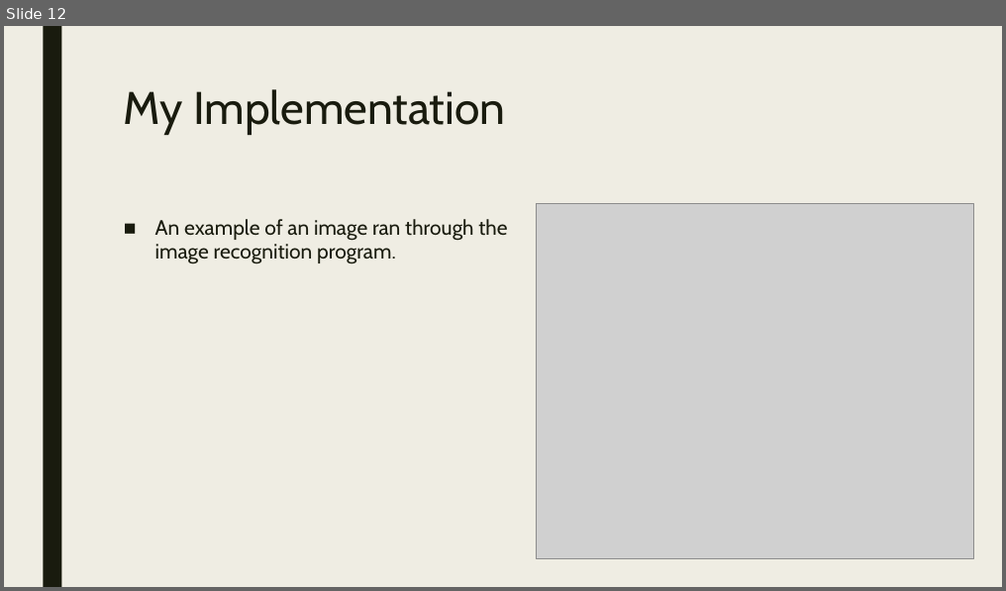
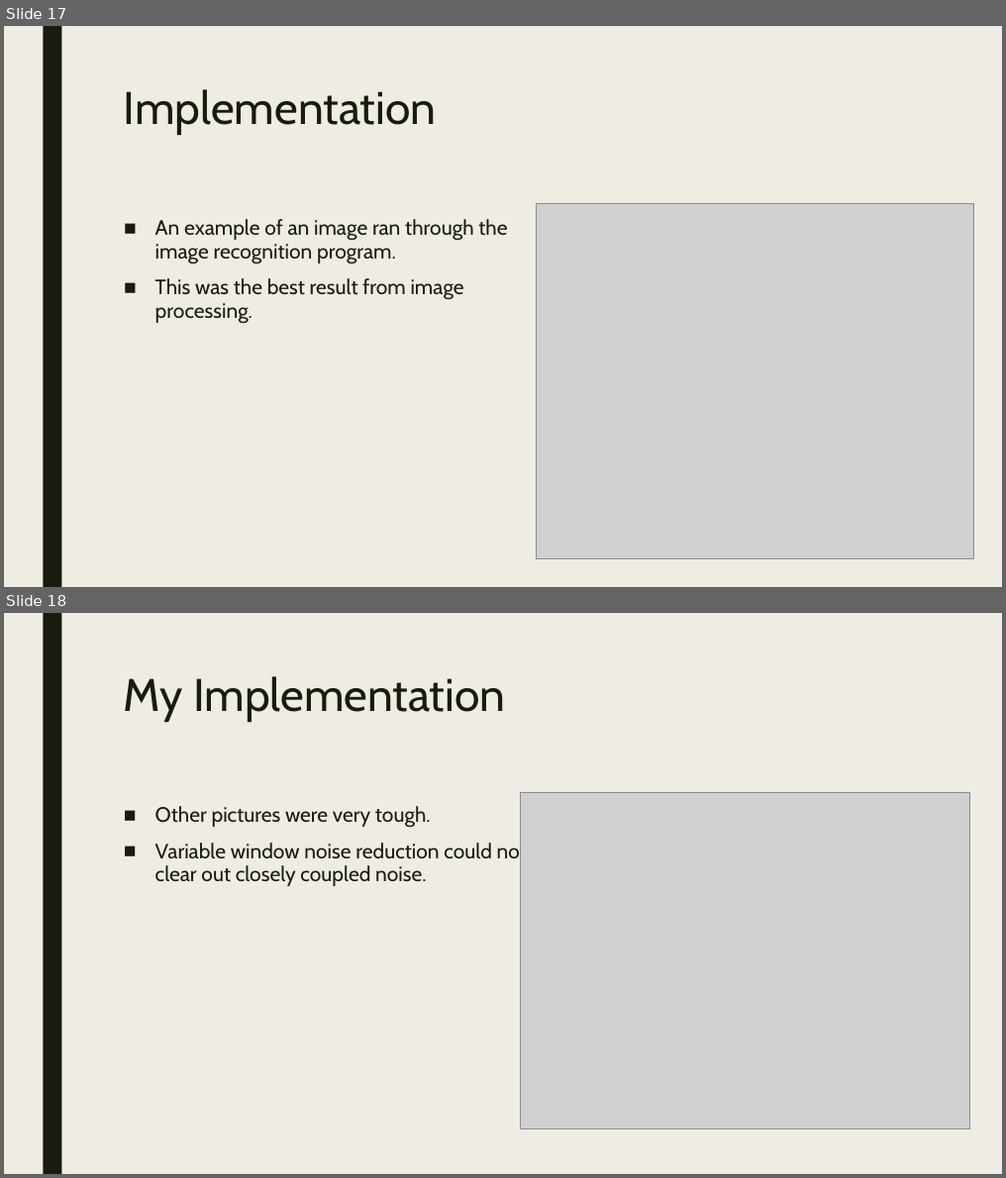
Before and after one commit to AndrewMorris-scsu/CSClassFiles, a slide deck: 334/ImagePresentation.odp. Shown one above the other, each under a label of ours: slide 12 before the commit, slides 17 and 18 after it. The pictures are 1006x591 and 1006x1178 pixels, drawn with LibreOffice and Linux fonts; fonts in the diff are those of the drawing; grey boxes stand for pictures. Boxes give left, top, right and bottom in pixels: in the first picture for what was removed or moved away, otherwise in the second. Text is boxed around its words. In the diff, an @@ line names an element or a change of style, - is before the commit and + after.

Commit message:
Image presentation for CSCI334

```diff
--- a/334/ImagePresentation.odp
+++ b/334/ImagePresentation.odp
@@ slide 18 added at [4, 613, 1002, 1174], background #EFEDE3; not listed: 1 template element that a slide beside it also shows @@
@@ title added at [124, 676, 505, 722], 44 pt, text #191B0E @@
+My Implementation
@@ text added at [155, 806, 527, 886], 20 pt, text #191B0E @@
+■ Other pictures were very tough.
+■ Variable window noise reduction could not clear out closely coupled noise.
@@ picture added at [521, 792, 969, 1130] @@
@@ what was slide 12 is now slide 17 @@
@@ slide 17 changed as well @@
@@ title at [124, 89, 436, 135]: text changed @@
-My Implementation
+Implementation
@@ text at [155, 278, 464, 324]: paragraph added @@
+■ This was the best result from image processing.
```
Also in this commit, not shown: 8 other slides changed, 5 other slides added.
